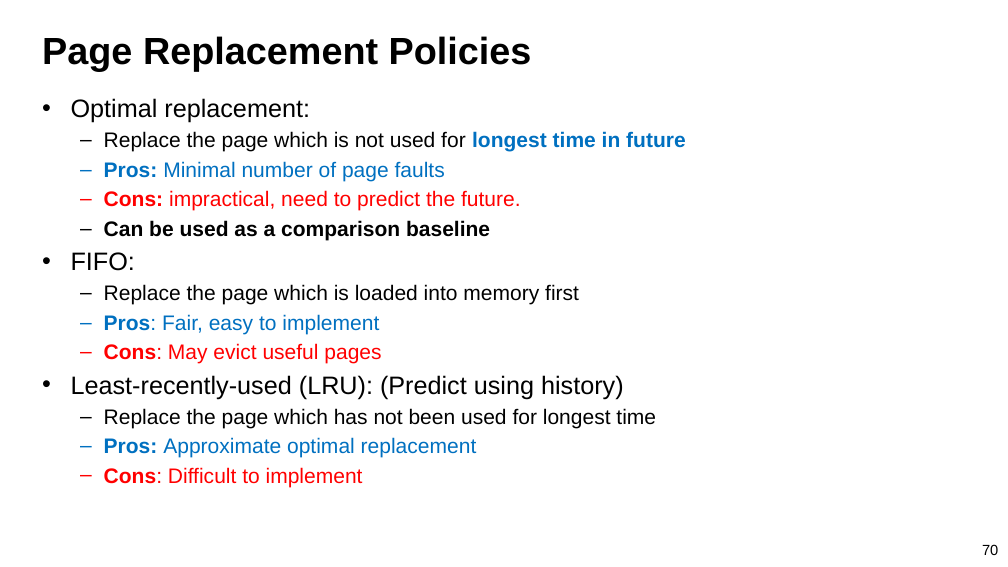
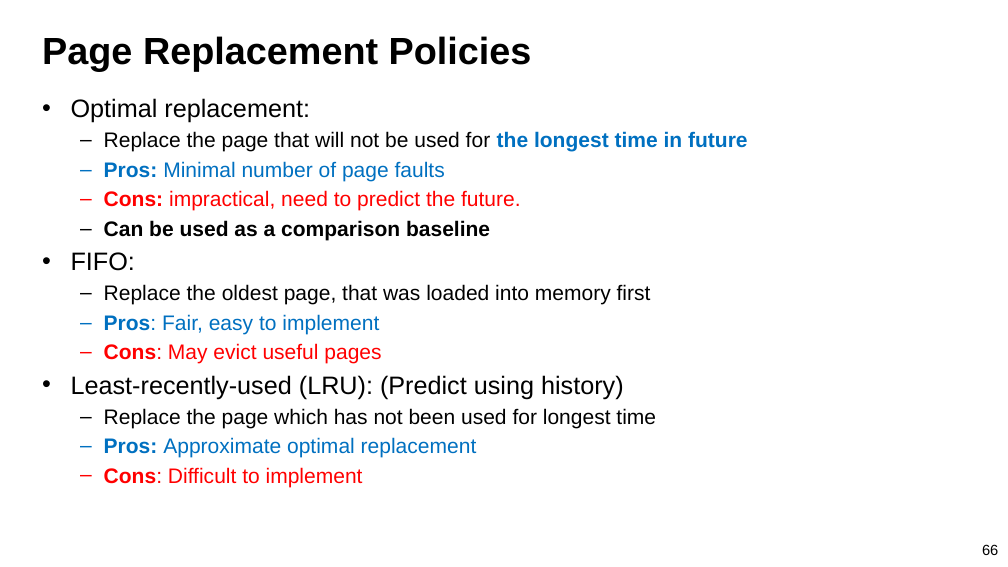
Before and after one commit to guhofstra/CSC256Fa25, a slide deck: slide 66 of PPTs/L7-Virtual Memory.pptx (slide 70 before the commit). Drawn at 1008x567 pixels with LibreOffice and Linux fonts; fonts in the diff are those of the drawing. Boxes give left, top, right and bottom in pixels: in the first picture for what was removed or moved away, otherwise in the second. Text is boxed around its words. In the diff, an @@ line names an element or a change of style, - is before the commit and + after.

```diff
--- a/PPTs/L7-Virtual Memory.pptx
+++ b/PPTs/L7-Virtual Memory.pptx
@@ text at [104,131,748,152]: text changed @@
-  – Replace the page which is not used for longest time in future
+  – Replace the page that will not be used for the longest time in future
@@ text at [104,284,651,305]: text changed @@
-  – Replace the page which is loaded into memory first
+  – Replace the oldest page, that was loaded into memory first
@@ page number at [982,544,998,555]: text changed @@
-70
+66
```
Also in this commit, not shown: 27 other slides changed, 6 slides added, 3 slides removed, 35 other files.
